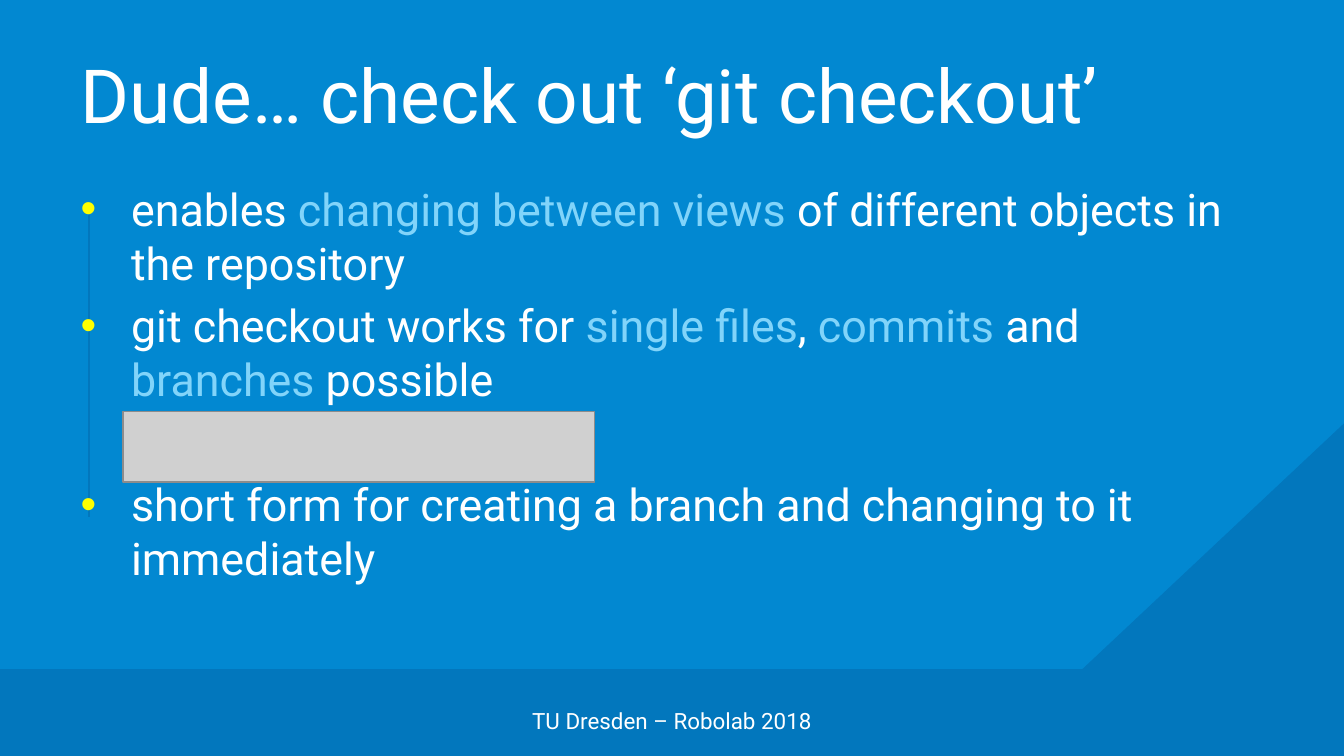
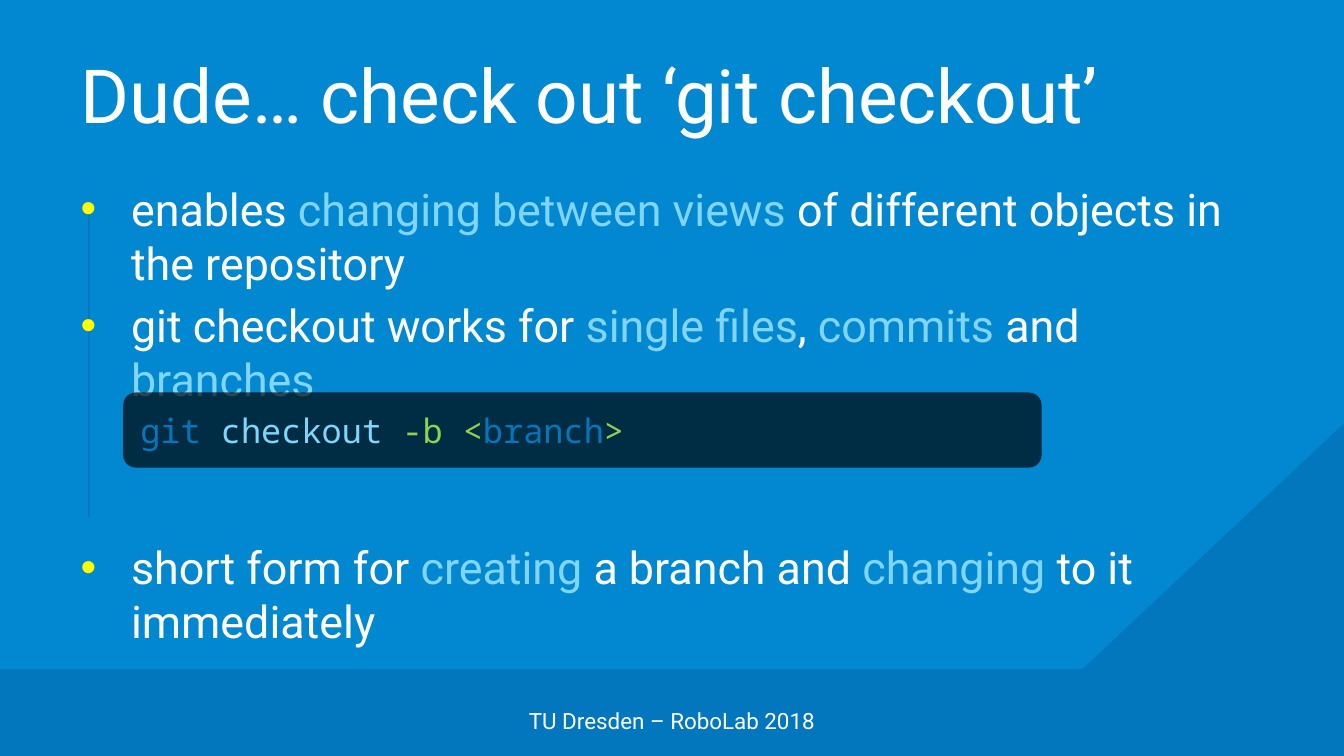
Before and after one commit to edisontrent1337/gitslides, a slide deck: slide 33 of Git.pptx (slide 30 before the commit). Drawn at 1344x756 pixels with LibreOffice and Linux fonts; fonts in the diff are those of the drawing; grey boxes stand for pictures; background and template pictures are left out. Boxes give left, top, right and bottom in pixels: in the first picture for what was removed or moved away, otherwise in the second. Text is boxed around its words. In the diff, an @@ line names an element or a change of style, - is before the commit and + after.

```diff
--- a/Git.pptx
+++ b/Git.pptx
@@ text at box(131, 308, 1079, 408): text changed; text colour #FFFFFF to #81D4FA @@
-• git checkout works for single files, commits and branches possible
+• git checkout works for single files, commits and branches
@@ picture removed at box(124, 411, 595, 482) @@
@@ rounded rectangle added at box(124, 392, 1042, 468), fill #000000 at 67% opacity, 18 pt, text #0277BD @@
+git checkout -b <branch>
@@ text at box(131, 550, 1133, 648): text colour #FFFFFF to #81D4FA in "creating changing" @@
@@ text at box(529, 712, 814, 730): text changed @@
-TU Dresden – Robolab 2018
+TU Dresden – RoboLab 2018
```
Also in this commit, not shown: 28 other slides changed, 21 slides added, 1 slide removed.
